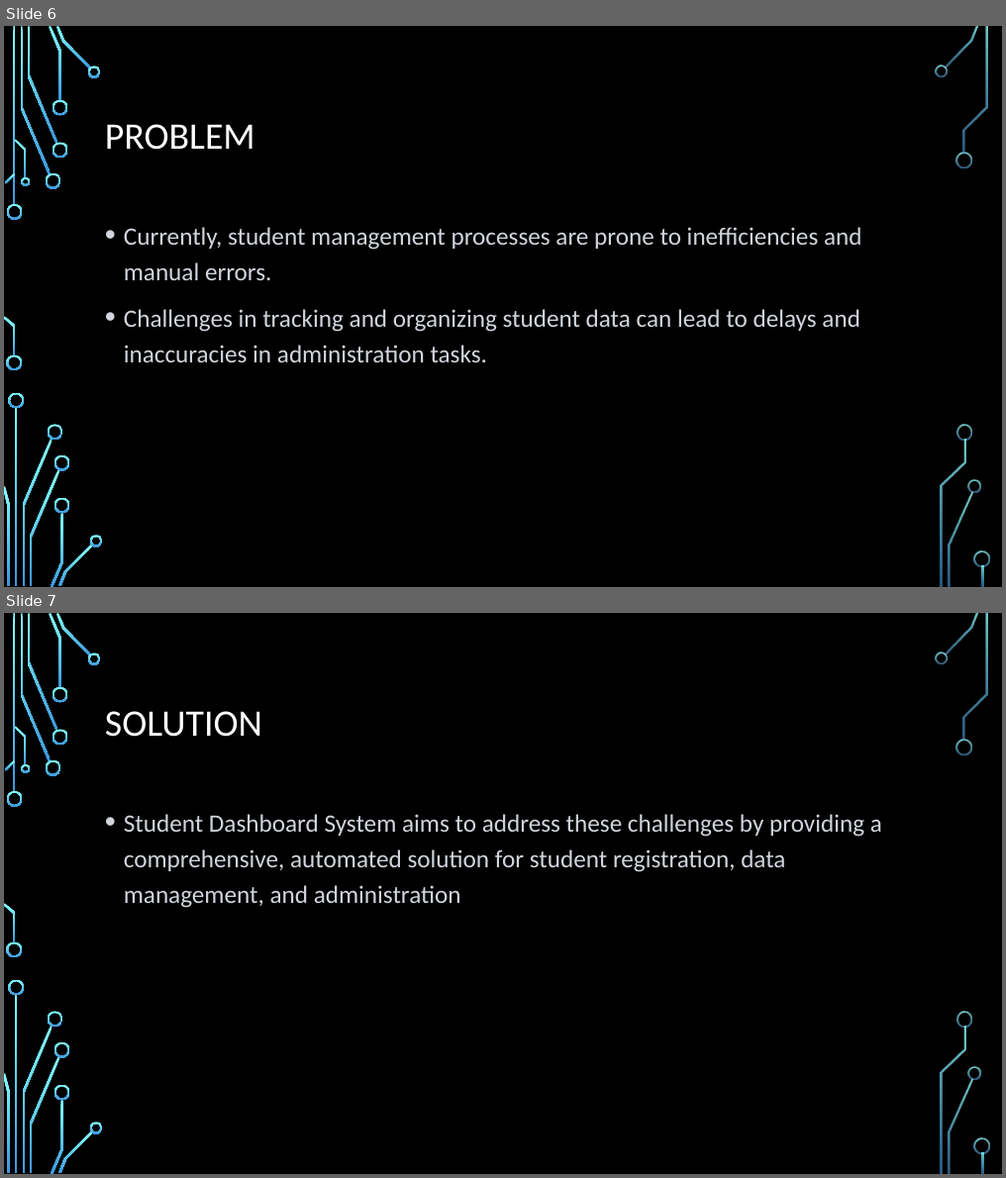
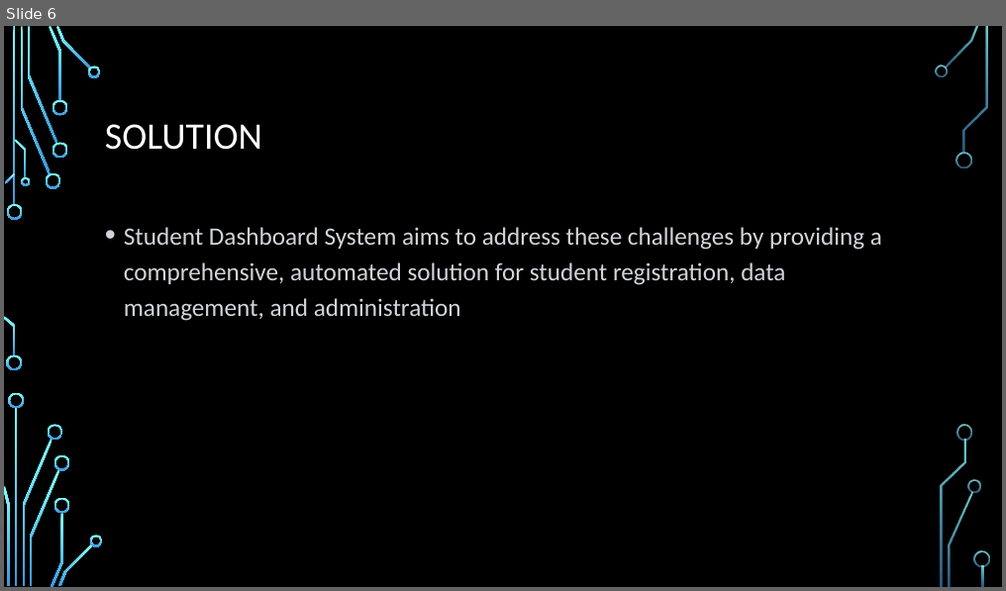
Before and after one commit to Elcavz/Major-Project-2-FrontEnd, a slide deck: PROJECT PROPOSAL.pptx. Shown one above the other, each under a label of ours: slides 6 and 7 before the commit, slide 6 after it. The pictures are 1006x1178 and 1006x591 pixels, drawn with LibreOffice and Linux fonts; fonts in the diff are those of the drawing; background and template pictures are left out. Boxes give left, top, right and bottom in pixels: in the first picture for what was removed or moved away, otherwise in the second. Text is boxed around its words. In the diff, an @@ line names an element or a change of style, - is before the commit and + after.

```diff
--- a/PROJECT PROPOSAL.pptx
+++ b/PROJECT PROPOSAL.pptx
@@ slide 6 removed at box(4, 26, 1002, 587), background picture (left out); not listed: 36 template elements that a slide beside it also shows @@
@@ title removed at box(105, 124, 255, 150) @@
-PROBLEM
@@ text removed at box(124, 227, 862, 363) @@
-• Currently, student management processes are prone to inefficiencies and manual errors.
-• Challenges in tracking and organizing student data can lead to delays and inaccuracies in administration tasks.
@@ what was slide 7 is now slide 6 @@
```
Also in this commit, not shown: 4 slides changed, 2 slides added, 3 other slides removed, 11 other files.
